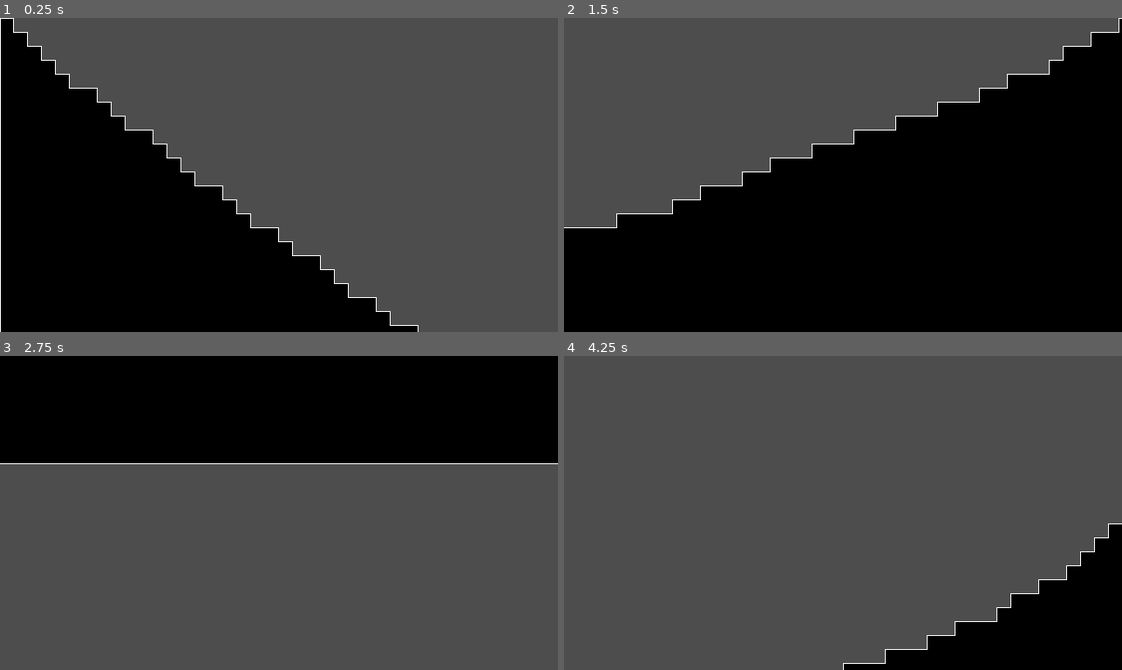
Above: before the commit, frames 1-4 (two rows, left to right).
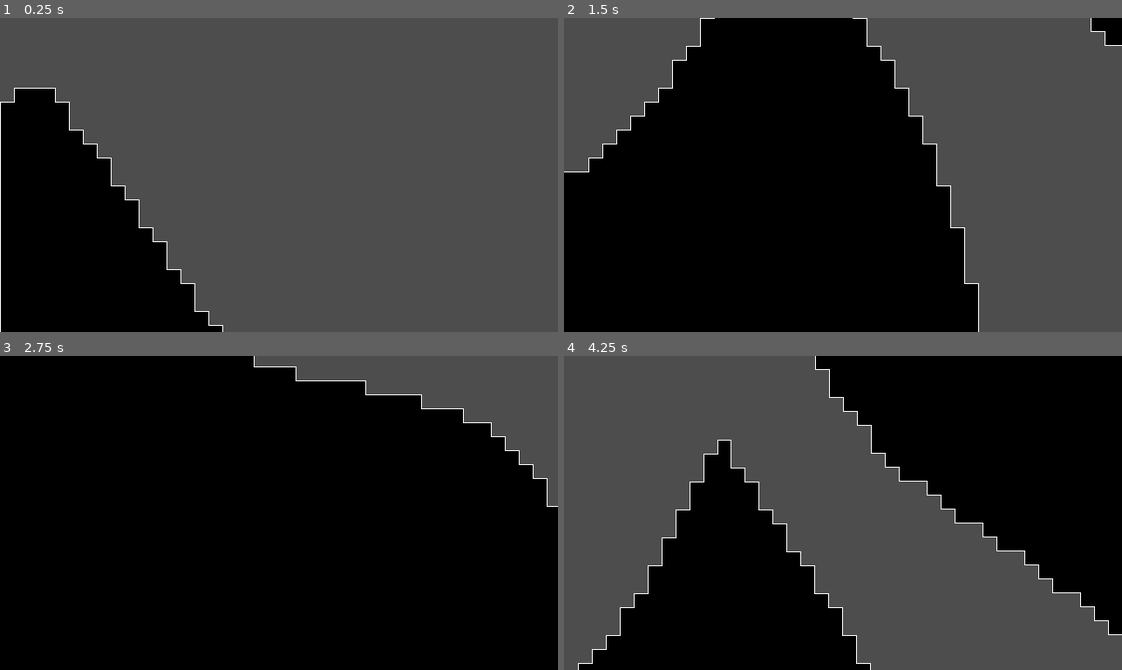
Above: after the commit, the same moments.

Repository: Aaron7317/Game-Prototype
Game: Godot game, scene res://scenes/main.tscn
Same seed, same stepped clock (60 frames per second), same inputs: the game is played once before the commit and once after it.
Inputs:
- Up to frame 1 (0.25 s): no input
- Up to frame 2 (1.5 s): tap Enter at 0.5 s; hold Right (ui_right) 0.53-1.28 s; hold Down (ui_down) from 1.28 s (still down)
- Up to frame 3 (2.75 s): release Down (ui_down) at 2.03 s; hold Right (ui_right) from 2.03 s (still down)
- Up to frame 4 (4.25 s): release Right (ui_right) at 2.78 s; hold Up (ui_up) 2.78-3.53 s; hold Left (ui_left) from 3.53 s (still down)

The runs differ from the first frame. In frame 1, 17% of the frame differs, in the area x 0-75%, y 0-100%; in frame 2, 49%; in frame 3, 74%, in the area x 0-100%, y 0-100%; in frame 4, 52%.

Commit message:
Weird terrain generation fixed and caves work

Diff:
--- a/scenes/world/WorldGen.gd
+++ b/scenes/world/WorldGen.gd
@@ -6,9 +6,9 @@
 var chunks = {}
 
 var standard_layer = 0
-var world_length = 32 * chunk_size
-var world_depth = 4 * chunk_size
-var world_height = 8 * chunk_size
+var world_length = 64 * chunk_size
+var world_depth = 16 * chunk_size
+var world_height = 16 * chunk_size
 
 
 
@@ -17,9 +17,9 @@
 func _ready():
 	randomize()
 
-	noise.noise_type = FastNoiseLite.TYPE_SIMPLEX
+	noise.noise_type = FastNoiseLite.TYPE_SIMPLEX_SMOOTH
 	noise.seed = randi()
-	noise.frequency = 0.001 # Values closer to zero result in smoother terrain
+	noise.frequency = 0.0015 # Values closer to zero result in smoother terrain
 
 
 	for row in range(-world_depth / chunk_size, world_height / chunk_size):
@@ -27,14 +27,17 @@
 			chunks[Vector2i(col * chunk_size, row * chunk_size)] = _get_empty_chunk()
 
 
-
 	$TileMap.clear()
-	#This still draws weird but only sometimes
 	for x in range(0, world_length):
 		var y_max = ceil(noise.get_noise_1d(x) * world_height)
 
 		for y in range(y_max, world_depth):
 			chunks[_get_nearest_chunk(Vector2i(x, y))][y % chunk_size][x % chunk_size] = 0
+
+		for y in range (y_max, world_depth):
+			var yy = noise.get_noise_2d(x, y)
+			if abs(yy) < 0.04:
+				chunks[_get_nearest_chunk(Vector2i(x, y))][y % chunk_size][x % chunk_size] = -1
 
 	# eventually have chunks drawn dynamically
 	for i in chunks:
@@ -47,7 +50,17 @@
 	pass
 
 func _get_nearest_chunk(point : Vector2i) -> Vector2i:
-	return Vector2i(point.x - point.x % chunk_size, point.y - point.y % chunk_size)
+	var nearest_chunk = Vector2i(0, 0)
+	if (point.x < 0):
+		nearest_chunk.x = point.x - (point.x % chunk_size) - chunk_size
+	else:
+		nearest_chunk.x = point.x - point.x % chunk_size
+	if (point.y < 0):
+		# I Could not tell you why the +1 is necessary but it fixes wierd generation
+		nearest_chunk.y = (point.y + 1) - ((point.y + 1) % chunk_size) - chunk_size
+	else:
+		nearest_chunk.y = point.y - point.y % chunk_size
+	return nearest_chunk
 
 func _get_cells_from_chunk(chunk_pos : Vector2i):
 	var cells = []
